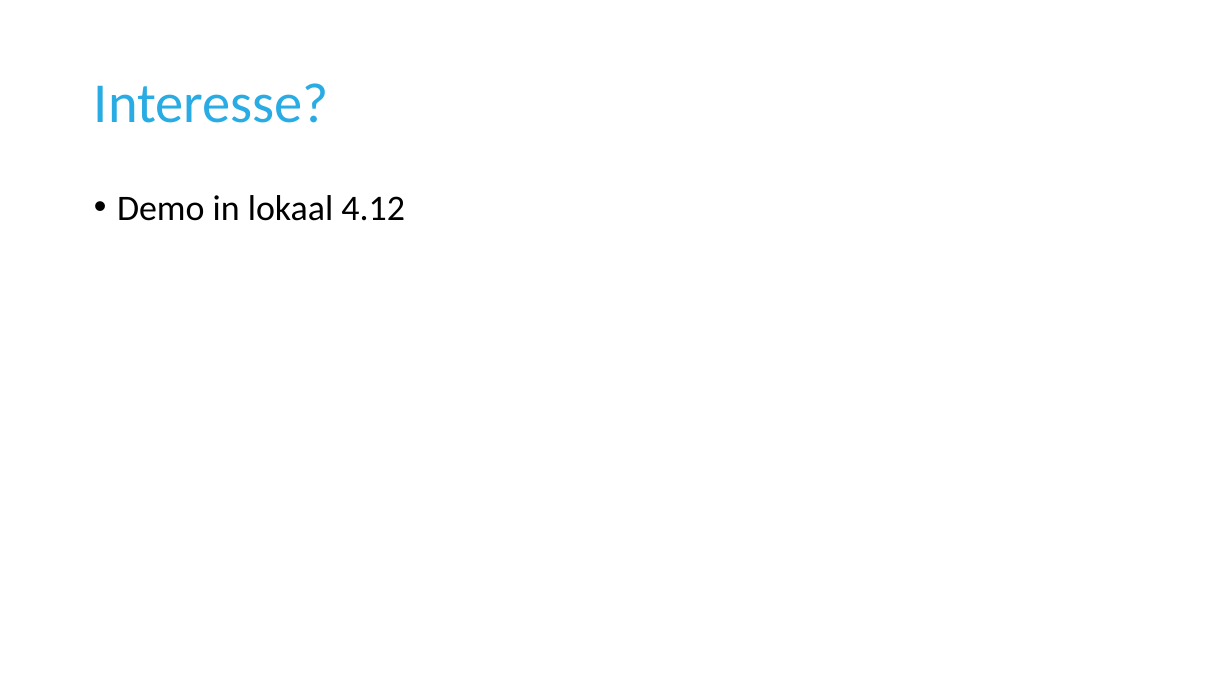
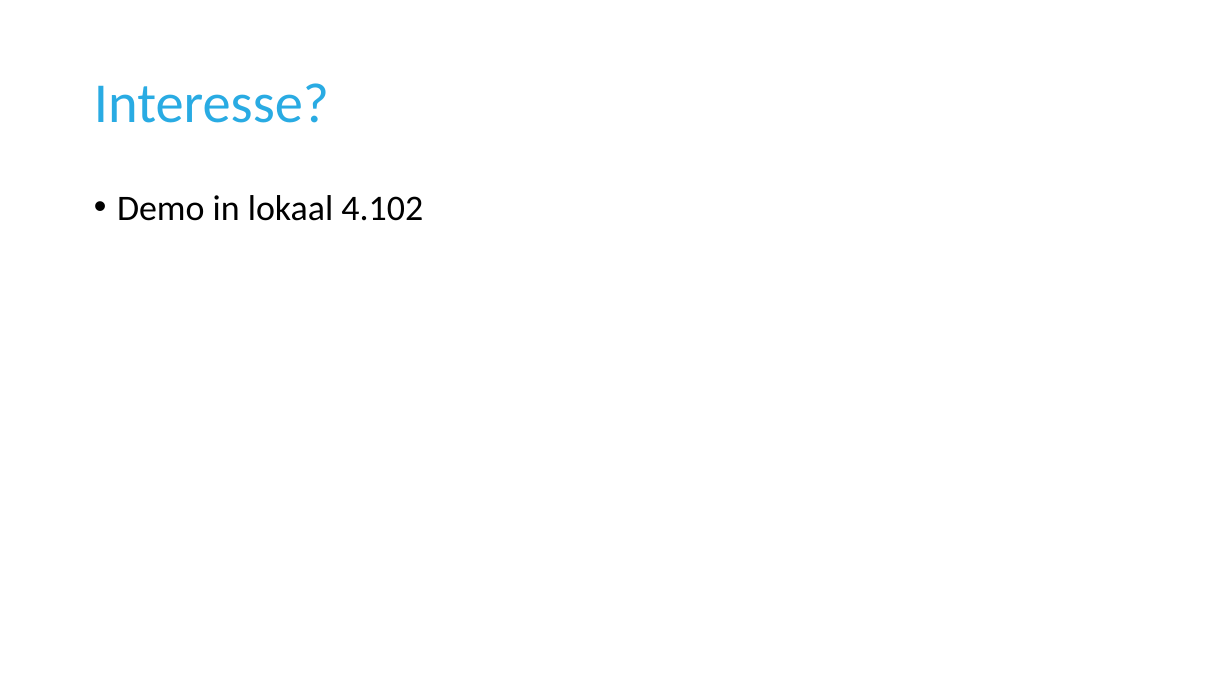
Before and after one commit to LuukdeKinderen/S1Proftaak2, a slide deck: slide 6 of pitch.pptx. Drawn at 1232x693 pixels with LibreOffice and Linux fonts; fonts in the diff are those of the drawing. Boxes give left, top, right and bottom in pixels: in the first picture for what was removed or moved away, otherwise in the second. Text is boxed around its words. In the diff, an @@ line names an element or a change of style, - is before the commit and + after.

```diff
--- a/pitch.pptx
+++ b/pitch.pptx
@@ text at <box>117,195,423,221</box>: text changed @@
-• Demo in lokaal 4.12
+• Demo in lokaal 4.102
```
Also in this commit, not shown: 10 other files.
